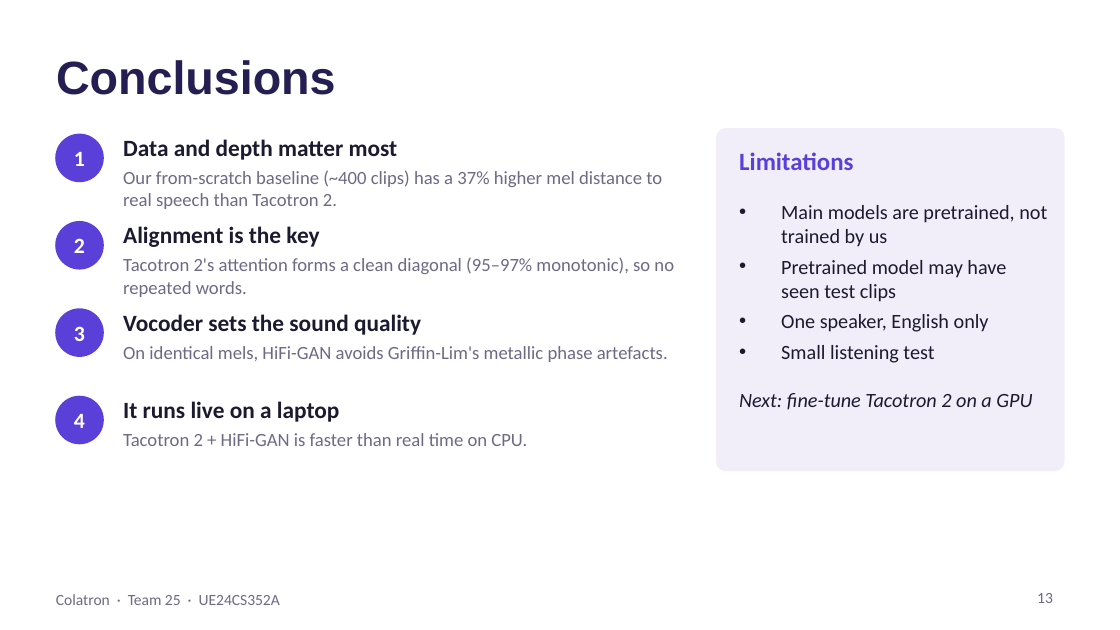
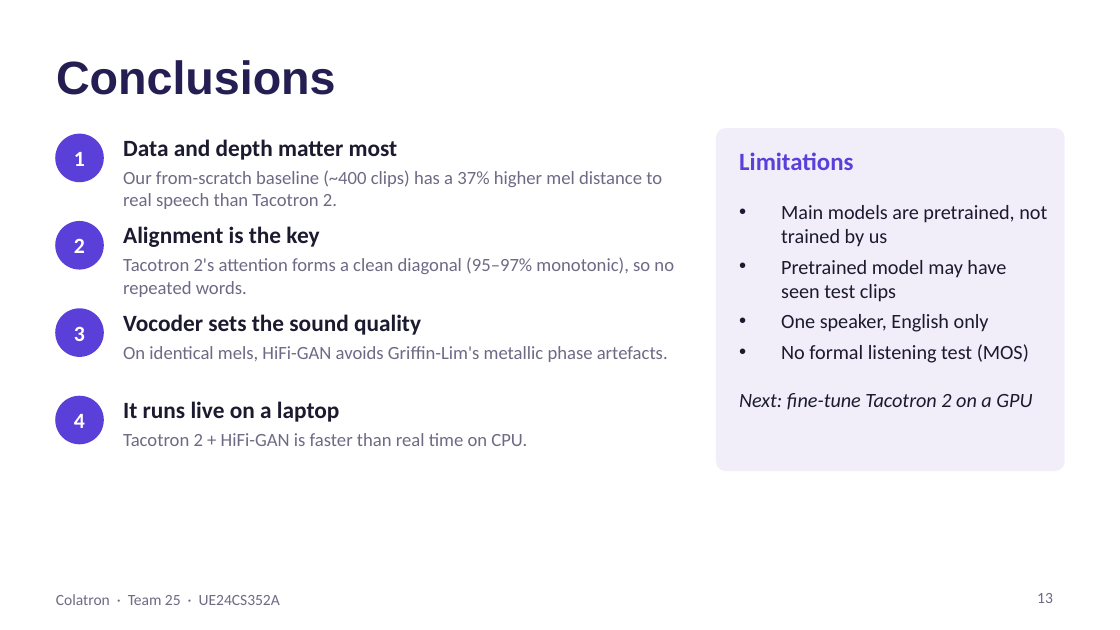
Before and after one commit to Mann0801/colatron-tts, a slide deck: slide 13 of report/Colatron_Slides.pptx. Drawn at 1120x630 pixels with LibreOffice and Linux fonts; fonts in the diff are those of the drawing. Boxes give left, top, right and bottom in pixels: in the first picture for what was removed or moved away, otherwise in the second. Text is boxed around its words. In the diff, an @@ line names an element or a change of style, - is before the commit and + after.

```diff
--- a/report/Colatron_Slides.pptx
+++ b/report/Colatron_Slides.pptx
@@ text at bbox=[781, 344, 1029, 363]: text changed @@
-• Small listening test
+• No formal listening test (MOS)
```
Also in this commit, not shown: 2 other slides changed, 1 slide added, 1 slide removed, 5 other files.
